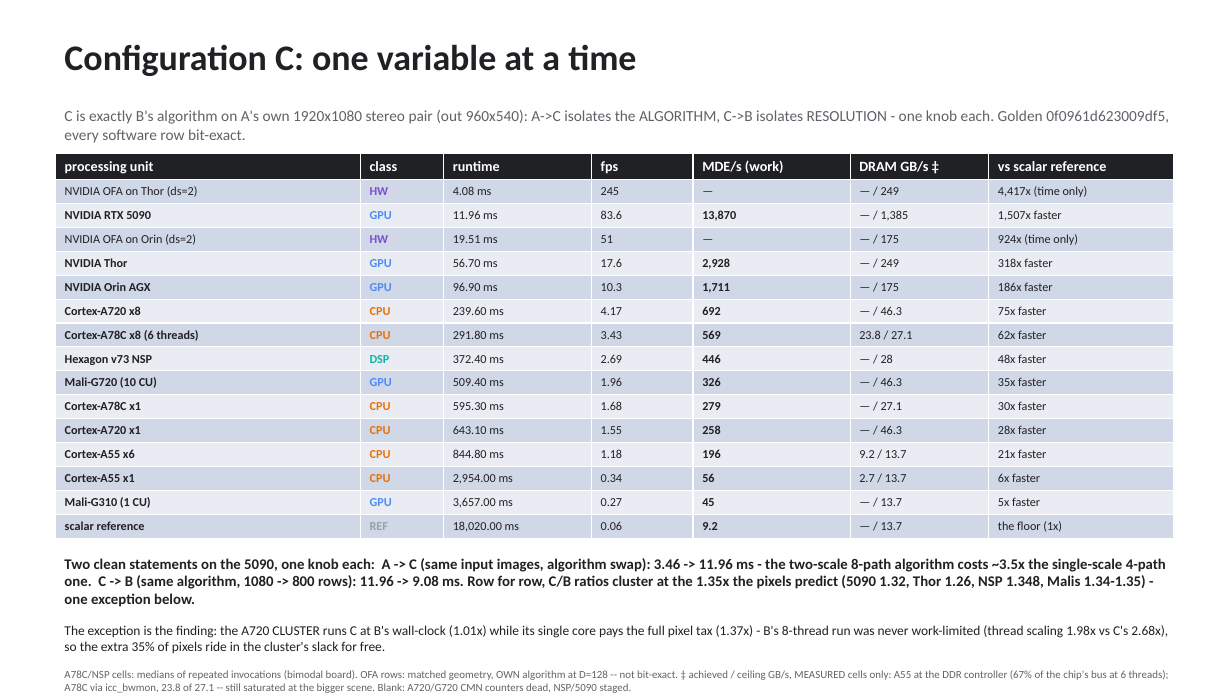
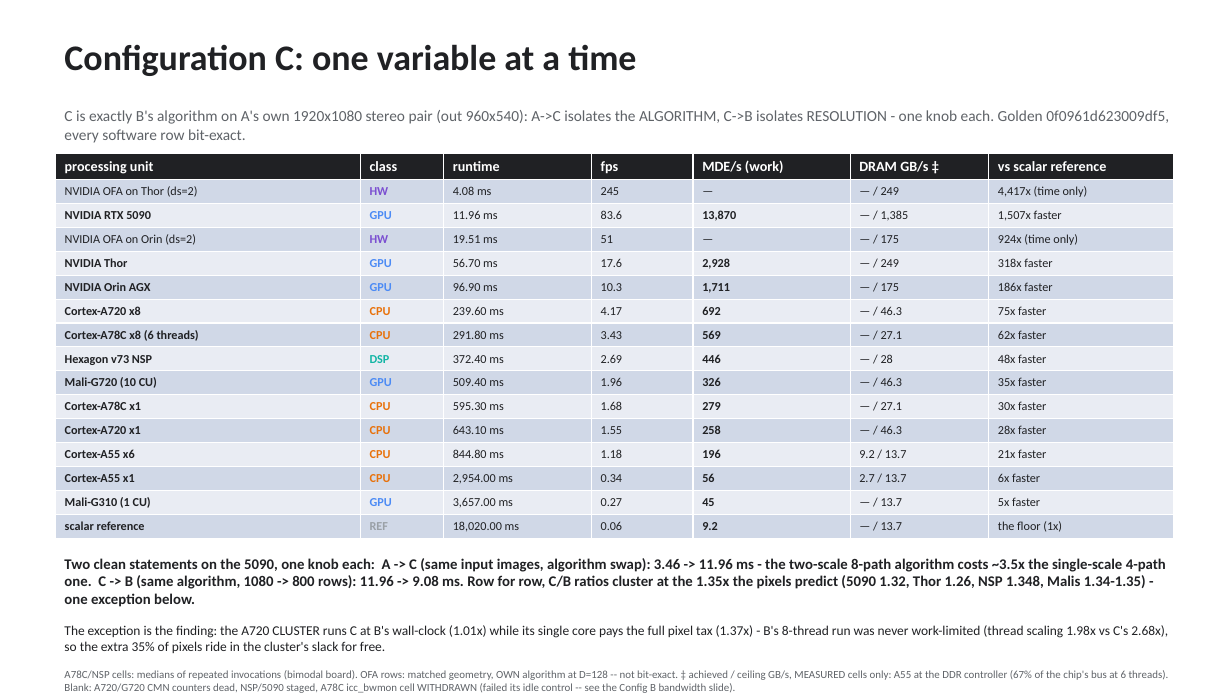
Before and after one commit to kylefoxaustin/sgm-bench, a slide deck: slide 19 of docs/sgm-results.pptx. Drawn at 1232x693 pixels with LibreOffice and Linux fonts; fonts in the diff are those of the drawing. Boxes give left, top, right and bottom in pixels: in the first picture for what was removed or moved away, otherwise in the second. Text is boxed around its words. In the diff, an @@ line names an element or a change of style, - is before the commit and + after.

Commit message:
WITHDRAW the A78C DDR cells: icc_bwmon failed its own control experiment
The 22.8 GB/s / 84% 'bandwidth-SATURATED' finding published this afternoon
is retracted, along with the claim that it explained the IQ-9075's
6-threads-beats-8 behaviour, and the Configuration A footnote's assertion
that icc_bwmon cross-confirmed that board's copy-probe ceiling.

Three checks killed it:
  - run-length dependence: the identical workload read 11.8 / 22.8 / 36.4
    GB/s as timed frames went 5 -> 40
  - impossible idle: three idle windows read 1.2 / 23.9 / 8.8 GB/s
  - incoherent absolutes: a copy self-reporting 27.6 read 18.3 at the DDR
    monitor while SGM read 33-36 against a ~21 byte model

The instance choice was RIGHT (DT: pmu@9091000 = llcc-bwmon, the DDR path);
the two nodes reading 27-29 are cpu-bwmon on the CPU->LLC path -- and those
are what the original 'cross-confirmed within 5%' was reading, so two wrong
things agreed and looked like evidence. icc_bwmon is the interconnect
governor's threshold tracepoint: sparse asynchronous events that no
time-weighted integration can turn into a bandwidth.

The copy-probe ceiling (27.1, re-measured 27.6) survives -- it does not
depend on this instrument. Full account, including the general rule that an
instrument must pass a control before its output is a measurement, in
REPORT.md.

```diff
--- a/docs/sgm-results.pptx
+++ b/docs/sgm-results.pptx
@@ table at (55,153,1174,536) @@
-row 8, column 6: 23.8 / 27.1
+row 8, column 6: — / 27.1
@@ text at (64,670,1169,693): text changed @@
-A78C/NSP cells: medians of repeated invocations (bimodal board). OFA rows: matched geometry, OWN algorithm at D=128 -- not bit-exact. ‡ achieved / ceiling GB/s, MEASURED cells only: A55 at the DDR controller (67% of the chip's bus at 6 threads); A78C via icc_bwmon, 23.8 of 27.1 -- still saturated at the bigger scene. Blank: A720/G720 CMN counters dead, NSP/5090 staged.
+A78C/NSP cells: medians of repeated invocations (bimodal board). OFA rows: matched geometry, OWN algorithm at D=128 -- not bit-exact. ‡ achieved / ceiling GB/s, MEASURED cells only: A55 at the DDR controller (67% of the chip's bus at 6 threads). Blank: A720/G720 CMN counters dead, NSP/5090 staged, A78C icc_bwmon cell WITHDRAWN (failed its idle control -- see the Config B bandwidth slide).
```
Also in this commit, not shown: 3 other slides changed, 3 other files.
